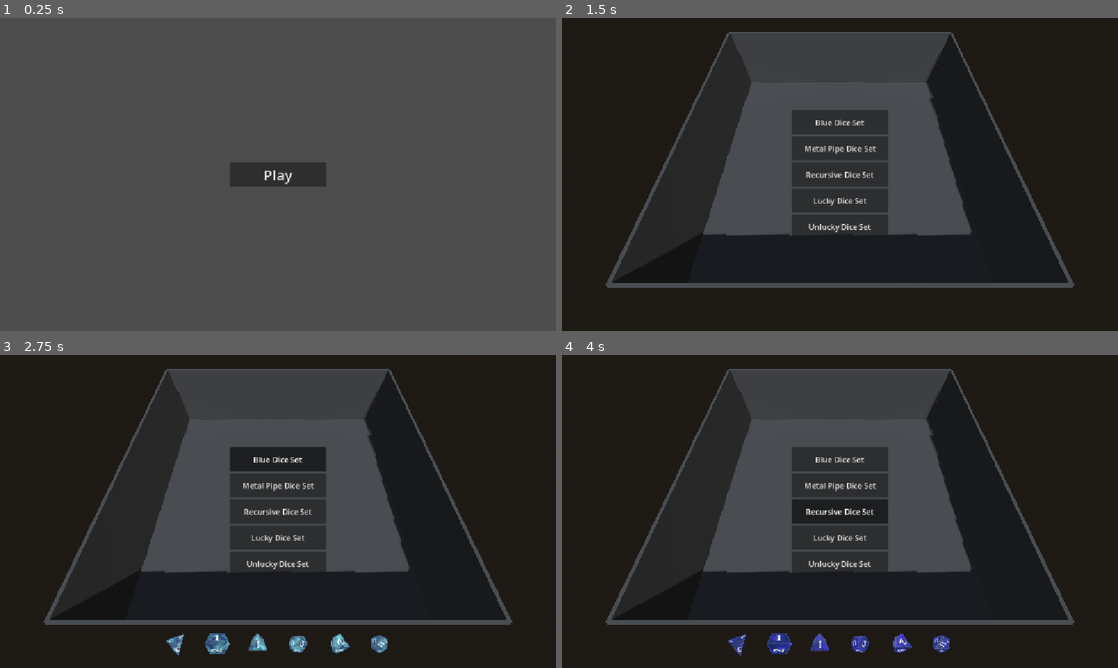
Above: before the commit, frames 1-4 (two rows, left to right).
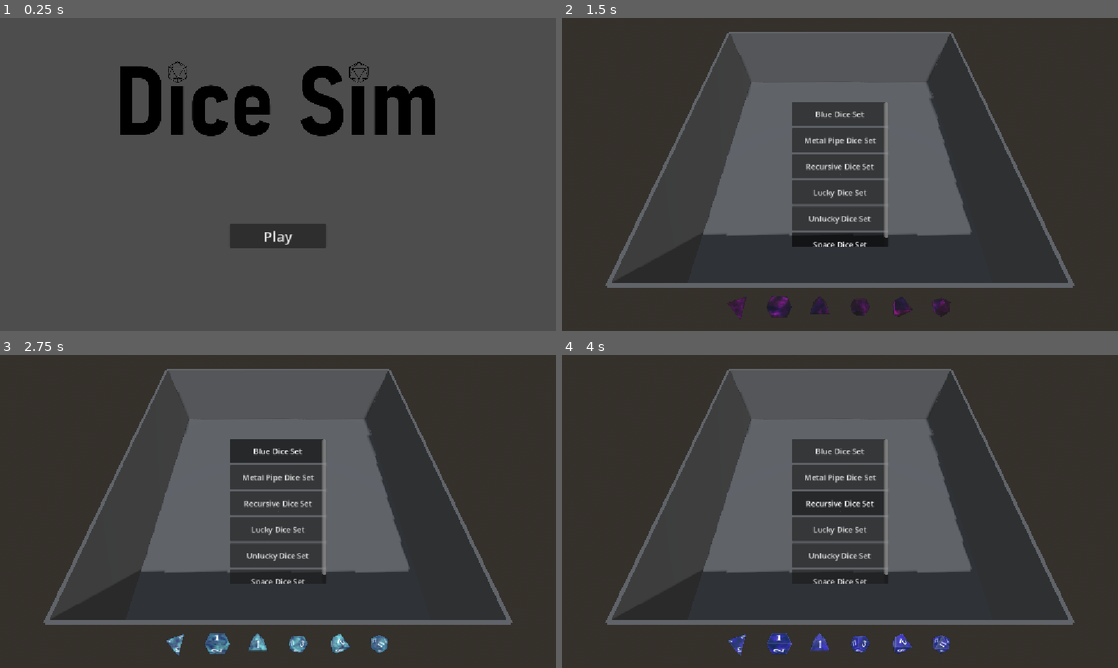
Above: after the commit, the same moments.

Repository: jruigrok/DiceSim
Game: Godot game, scene res://scenes/main_menu.tscn
Same seed, same stepped clock (60 frames per second), same inputs: the game is played once before the commit and once after it.
Inputs (mouse positions are in pixels of both pictures, inside the frame that each line leads up to):
- Up to frame 1 (0.25 s): no input
- Up to frame 2 (1.5 s): click "Play" at 0.5 s; click (840, 243) at 1.25 s, where only the run after the commit has a clickable "Space Dice Set"
- Up to frame 3 (2.75 s): click "Blue Dice Set" at 2 s
- Up to frame 4 (4 s): click "Metal Pipe Dice Set" at 2.75 s; click "Recursive Dice Set" at 3.5 s

The runs differ from the first frame. In frame 1, 8.0% of the frame differs, in the area x 21-79%, y 13-74%; in frame 2, 3.8%; in frame 3, 3.4%; in frame 4, 3.4%.

Commit message:
Add title

Diff:
--- a/dice_sets/BlueDiceSet.tres
+++ b/dice_sets/BlueDiceSet.tres
@@ -34,6 +34,7 @@
 script = ExtResource("2_7sbdw")
 behaviours = Array[ExtResource("1_gh4gk")]([SubResource("Resource_6l7yi"), SubResource("Resource_vquxa"), SubResource("Resource_5ghwb")])
 material = ExtResource("2_7keju")
+description = "I mean... Its blue..."
 metadata/_custom_type_script = "uid://uvh8aq7b0n8d"
 
 [resource]
--- a/dice_sets/LuckyDiceSet.tres
+++ b/dice_sets/LuckyDiceSet.tres
@@ -39,6 +39,7 @@
 script = ExtResource("8_mmc5e")
 behaviours = Array[ExtResource("1_os8wr")]([SubResource("Resource_6l7yi"), SubResource("Resource_vquxa"), SubResource("Resource_5ghwb"), SubResource("Resource_hwufy")])
 material = ExtResource("7_mu2xu")
+description = "Dont bring these to a casino. Weighted dice to be lucky."
 metadata/_custom_type_script = "uid://uvh8aq7b0n8d"
 
 [resource]
--- a/dice_sets/MetalPipeDiceSet.tres
+++ b/dice_sets/MetalPipeDiceSet.tres
@@ -42,6 +42,7 @@
 script = ExtResource("7_oiwkq")
 behaviours = Array[ExtResource("1_yecg8")]([SubResource("Resource_6l7yi"), SubResource("Resource_vquxa"), SubResource("Resource_b7e8w"), SubResource("Resource_27nyo")])
 material = ExtResource("8_0d552")
+description = "I mean what do you expect."
 metadata/_custom_type_script = "uid://uvh8aq7b0n8d"
 
 [resource]
--- /dev/null
+++ b/dice_sets/SpaceDiceSet.tres
@@ -0,0 +1,44 @@
+[gd_resource type="Resource" script_class="DiceSet" format=3 uid="uid://btajanlbbljgd"]
+
+[ext_resource type="Script" uid="uid://0k3ns4ifkv3o" path="res://scripts/dice_behaviours/DiceBehaviour.gd" id="1_l8l6v"]
+[ext_resource type="PackedScene" uid="uid://c25eq0qq1py5q" path="res://assets/BinbunVFX_Vol2/StylizedHitFX/effects/impact/vfx_impact_01.tscn" id="2_lk5wx"]
+[ext_resource type="Script" uid="uid://gmu7hvu617rd" path="res://scripts/dice_behaviours/ExplosionBh.gd" id="3_rq1i0"]
+[ext_resource type="Script" uid="uid://cfays247nwmc1" path="res://scripts/dice_behaviours/RandomVelBh.gd" id="4_p6586"]
+[ext_resource type="Script" uid="uid://b1pmyhx1aypfn" path="res://scripts/dice_behaviours/RollLabelBh.gd" id="5_eikoo"]
+[ext_resource type="Material" uid="uid://dl6r6nmhrf48e" path="res://shaders/test_shader.tres" id="6_l8l6v"]
+[ext_resource type="Script" uid="uid://uvh8aq7b0n8d" path="res://res_scripts/DiceSetData.gd" id="7_esnq5"]
+[ext_resource type="Script" uid="uid://dsgi06ltj5bfe" path="res://res_scripts/DiceData.gd" id="8_vvnlf"]
+[ext_resource type="Resource" uid="uid://cb2aisnsrmfxc" path="res://dice_data/d_4.tres" id="9_na3hg"]
+[ext_resource type="Resource" uid="uid://4uic5wked64k" path="res://dice_data/d_6.tres" id="10_xqo6r"]
+[ext_resource type="Resource" uid="uid://dvca5ylbmeogp" path="res://dice_data/d_8.tres" id="11_e6caa"]
+[ext_resource type="Resource" uid="uid://bxr7wtem3qov1" path="res://dice_data/d_12.tres" id="12_o5qyc"]
+[ext_resource type="Resource" uid="uid://btcfum7vepv1i" path="res://dice_data/d_10.tres" id="13_ti8r0"]
+[ext_resource type="Resource" uid="uid://cw2dsbhvho3ng" path="res://dice_data/d_20.tres" id="14_45q14"]
+[ext_resource type="Script" uid="uid://die8svrhe3dvd" path="res://res_scripts/DiceSet.gd" id="15_pdwb3"]
+
+[sub_resource type="Resource" id="Resource_6l7yi"]
+script = ExtResource("3_rq1i0")
+explosion_effect_sc = ExtResource("2_lk5wx")
+metadata/_custom_type_script = "uid://gmu7hvu617rd"
+
+[sub_resource type="Resource" id="Resource_vquxa"]
+script = ExtResource("4_p6586")
+random_speed = false
+metadata/_custom_type_script = "uid://cfays247nwmc1"
+
+[sub_resource type="Resource" id="Resource_5ghwb"]
+script = ExtResource("5_eikoo")
+metadata/_custom_type_script = "uid://b1pmyhx1aypfn"
+
+[sub_resource type="Resource" id="Resource_g3y8y"]
+script = ExtResource("7_esnq5")
+behaviours = Array[ExtResource("1_l8l6v")]([SubResource("Resource_6l7yi"), SubResource("Resource_vquxa"), SubResource("Resource_5ghwb")])
+material = ExtResource("6_l8l6v")
+metadata/_custom_type_script = "uid://uvh8aq7b0n8d"
+
+[resource]
+resource_name = "Space Dice Set"
+script = ExtResource("15_pdwb3")
+dice = Array[ExtResource("8_vvnlf")]([ExtResource("9_na3hg"), ExtResource("10_xqo6r"), ExtResource("11_e6caa"), ExtResource("12_o5qyc"), ExtResource("13_ti8r0"), ExtResource("14_45q14")])
+data = SubResource("Resource_g3y8y")
+metadata/_custom_type_script = "uid://die8svrhe3dvd"
--- a/dice_sets/UnluckyDiceSet.tres
+++ b/dice_sets/UnluckyDiceSet.tres
@@ -40,6 +40,7 @@
 script = ExtResource("8_8l1lu")
 behaviours = Array[ExtResource("1_vl1tm")]([SubResource("Resource_6l7yi"), SubResource("Resource_vquxa"), SubResource("Resource_5ghwb"), SubResource("Resource_hwufy")])
 material = ExtResource("7_vl1tm")
+description = "Dice when I roll them for some reason."
 metadata/_custom_type_script = "uid://uvh8aq7b0n8d"
 
 [resource]
--- a/res_scripts/DiceSetData.gd
+++ b/res_scripts/DiceSetData.gd
@@ -3,6 +3,7 @@
 
 @export var behaviours: Array[DiceBehaviour]
 @export var material: Material
+@export_multiline var description: String
 
 func handle_on_throw(dice: Dice) -> void:
 	for behaviour in behaviours:
--- a/scenes/game.tscn
+++ b/scenes/game.tscn
@@ -9,6 +9,7 @@
 [ext_resource type="Resource" uid="uid://43wh6uliyq0k" path="res://dice_sets/RecursiveDiceSet.tres" id="7_trtic"]
 [ext_resource type="Resource" uid="uid://drxu886qts1ao" path="res://dice_sets/LuckyDiceSet.tres" id="8_ir15t"]
 [ext_resource type="Resource" uid="uid://14wlka163nvt" path="res://dice_sets/UnluckyDiceSet.tres" id="9_0tnpc"]
+[ext_resource type="Resource" uid="uid://btajanlbbljgd" path="res://dice_sets/SpaceDiceSet.tres" id="10_vtaks"]
 
 [node name="Main" type="Node" unique_id=1968358475]
 script = ExtResource("1_gee14")
@@ -16,4 +17,4 @@
 [node name="DiceSim" parent="." unique_id=725421418 instance=ExtResource("2_0tnpc")]
 
 [node name="SetSelector" parent="." unique_id=4146138 instance=ExtResource("3_vtaks")]
-sets = Array[ExtResource("4_kvpfn")]([ExtResource("5_dinhu"), ExtResource("6_kvuet"), ExtResource("7_trtic"), ExtResource("8_ir15t"), ExtResource("9_0tnpc")])
+sets = Array[ExtResource("4_kvpfn")]([ExtResource("5_dinhu"), ExtResource("6_kvuet"), ExtResource("7_trtic"), ExtResource("8_ir15t"), ExtResource("9_0tnpc"), ExtResource("10_vtaks")])
--- a/scenes/main_menu.tscn
+++ b/scenes/main_menu.tscn
@@ -1,20 +1,30 @@
 [gd_scene format=3 uid="uid://cx4t77cp6wg1k"]
 
 [ext_resource type="Script" uid="uid://cajq5x65vnblj" path="res://scripts/main_menu.gd" id="1_l6cm7"]
+[ext_resource type="Texture2D" uid="uid://uoadxkd07x4" path="res://images/Dice_Sime_Title.png" id="2_ekxnf"]
 
-[node name="MainMenu" type="HBoxContainer" unique_id=393944012]
+[node name="MainMenu" type="VBoxContainer" unique_id=544915246]
 anchors_preset = 8
 anchor_left = 0.5
 anchor_top = 0.5
 anchor_right = 0.5
 anchor_bottom = 0.5
-offset_left = -4.0
-offset_top = -4.0
-offset_right = 4.0
-offset_bottom = 4.0
+offset_left = -100.0
+offset_top = -25.0
+offset_right = 100.0
+offset_bottom = 25.0
 grow_horizontal = 2
 grow_vertical = 2
 script = ExtResource("1_l6cm7")
+
+[node name="Control" type="Control" parent="." unique_id=1455239999]
+custom_minimum_size = Vector2(0, 250)
+layout_mode = 2
+size_flags_horizontal = 4
+
+[node name="Title" type="Sprite2D" parent="Control" unique_id=734839496]
+scale = Vector2(0.4, 0.4)
+texture = ExtResource("2_ekxnf")
 
 [node name="PlayButton" type="Button" parent="." unique_id=69502035]
 unique_name_in_owner = true
@@ -24,5 +34,3 @@
 tooltip_text = "Im mean what else did you come here for?"
 theme_override_font_sizes/font_size = 30
 text = "Play"
-
-[node name="Title" type="Sprite2D" parent="." unique_id=734839496]
--- a/scenes/set_selector.tscn
+++ b/scenes/set_selector.tscn
@@ -14,19 +14,22 @@
 anchor_bottom = 1.0
 grow_horizontal = 2
 grow_vertical = 2
-color = Color(0.03529412, 0.03529412, 0.03529412, 0.49019608)
+color = Color(0.218301, 0.218301, 0.21830097, 0.49019608)
 
-[node name="VBoxContainer" type="VBoxContainer" parent="ColorRect" unique_id=635117013]
+[node name="ScrollContainer" type="ScrollContainer" parent="." unique_id=734174887]
 unique_name_in_owner = true
-layout_mode = 1
 anchors_preset = 8
 anchor_left = 0.5
 anchor_top = 0.5
 anchor_right = 0.5
 anchor_bottom = 0.5
-offset_left = -20.0
-offset_top = -20.0
-offset_right = 20.0
-offset_bottom = 20.0
+offset_left = -100.0
+offset_top = -150.0
+offset_right = 100.0
+offset_bottom = 150.0
 grow_horizontal = 2
 grow_vertical = 2
+
+[node name="VBoxContainer" type="VBoxContainer" parent="ScrollContainer" unique_id=635117013]
+unique_name_in_owner = true
+layout_mode = 2
--- a/scripts/dice.gd
+++ b/scripts/dice.gd
@@ -7,6 +7,7 @@
 
 @onready var collision_shape: CollisionShape3D = %CollisionShape3D
 @onready var mesh_instance: MeshInstance3D = %DiceMesh
+static var dice_scene := preload("uid://crpslcouesk5p")
 
 enum DiceState {
 	ROLLING,
@@ -22,6 +23,12 @@
 const MIN_Y_BOUND = -20.0
 var time_tracker: float = 0.0
 var cur_state: DiceState = DiceState.ROLLING
+
+static func new_dice(_dice_data: DiceData, _set_data: DiceSetData) -> Dice:
+	var dice: Dice = dice_scene.instantiate()
+	dice.set_data = _set_data
+	dice.dice_data = _dice_data
+	return dice
 
 func _ready() -> void:
 	mesh_instance.mesh = dice_data.mesh
--- a/scripts/main_menu.gd
+++ b/scripts/main_menu.gd
@@ -1,4 +1,4 @@
-extends HBoxContainer
+extends VBoxContainer
 class_name Main_Menu
 
 @onready var play_button := %PlayButton
--- a/scripts/player.gd
+++ b/scripts/player.gd
@@ -6,7 +6,6 @@
 var cur_dice_data: DiceData
 var cur_set_data: DiceSetData
 
-var dice_scene: PackedScene = preload("res://scenes/dice.tscn")
 @onready var power_bar: ProgressBar = %PowerBar
 @onready var cur_dice_mesh: MeshInstance3D = %CurDiceMesh
 
@@ -52,9 +51,7 @@
 	var direction: Vector3 = forward.rotated(camera.global_basis.x, deg_to_rad(LOBB_ANGLE))
 	direction = direction.normalized()
 
-	var dice: Dice = dice_scene.instantiate()
-	dice.dice_data = cur_dice_data
-	dice.set_data = cur_set_data
+	var dice: Dice = Dice.new_dice(cur_dice_data, cur_set_data)
 	dice.linear_velocity = direction * speed
 	get_parent().add_child(dice)
 	dice.position = global_position + (Vector3.DOWN * 3)
--- a/scripts/set_selector.gd
+++ b/scripts/set_selector.gd
@@ -20,6 +20,7 @@
 			func () -> void:
 				GameEvents.dice_set_change.emit(dice_set)
 		)
+		button.tooltip_text = dice_set.data.description
 		vbox_container.add_child(button)
 
 func on_game_state_change(game_state: GameEvents.GameState) -> void:
--- /dev/null
+++ b/shaders/test_shader.gdshader
@@ -0,0 +1,23 @@
+shader_type spatial;
+
+uniform sampler2D space_texture;
+uniform float speed = 0.02;
+
+void vertex() {
+}
+
+void fragment() {
+	vec2 offset = vec2(TIME * speed, TIME * speed);
+	vec2 uv = UV + offset;
+	vec3 color = texture(space_texture, uv).rgb;
+
+	color = (color - 0.2) * 1.2 + 0.2;
+
+	ALBEDO = color;
+	ROUGHNESS = 1.0;
+}
+
+//void light() {
+//	// Called for every pixel for every light affecting the material.
+//	// Uncomment to replace the default light processing function with this one.
+//}
--- /dev/null
+++ b/shaders/test_shader.tres
@@ -0,0 +1,10 @@
+[gd_resource type="ShaderMaterial" format=3 uid="uid://dl6r6nmhrf48e"]
+
+[ext_resource type="Shader" uid="uid://ceuwvmocqo0hm" path="res://shaders/test_shader.gdshader" id="1_3qlbb"]
+[ext_resource type="Texture2D" uid="uid://7l6dvo4r8fgl" path="res://shaders/Purple Nebula 4 - 1024x1024.png" id="2_mjdhw"]
+
+[resource]
+render_priority = 0
+shader = ExtResource("1_3qlbb")
+shader_parameter/space_texture = ExtResource("2_mjdhw")
+shader_parameter/speed = 0.02
Binary file added: images/Dice_Sime_Title.png
Not shown, added: images/Dice_Sime_Title.png.import
Binary file added: shaders/Purple Nebula 4 - 1024x1024.png
Not shown, added: shaders/Purple Nebula 4 - 1024x1024.png.import
Binary file added: shaders/Starfield 1 - 1024x1024.png
Not shown, added: shaders/Starfield 1 - 1024x1024.png.import
Binary file added: shaders/space.jpg
Not shown, added: shaders/space.jpg.import
Not shown, added: shaders/test_shader.gdshader.uid
